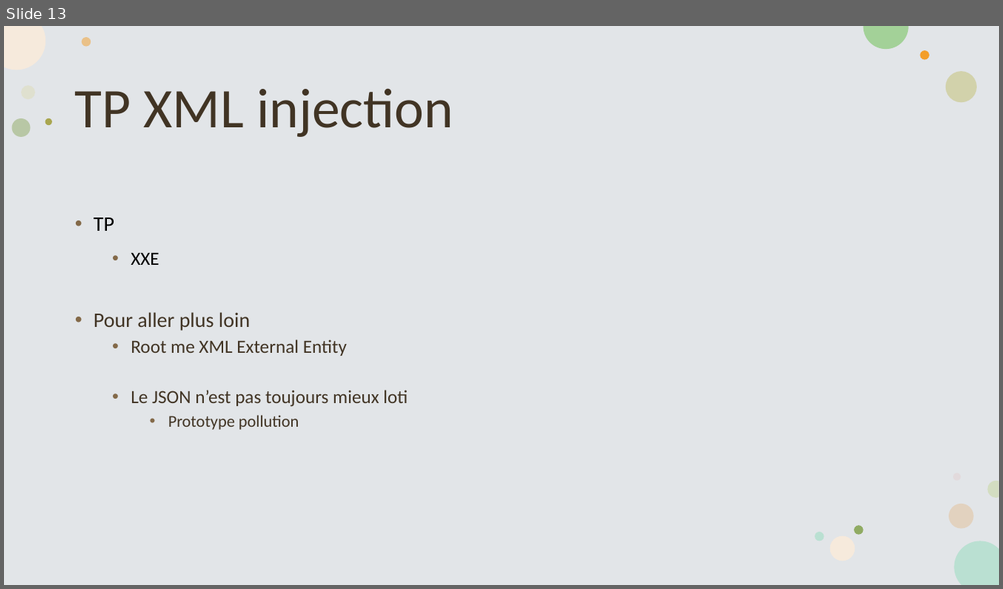
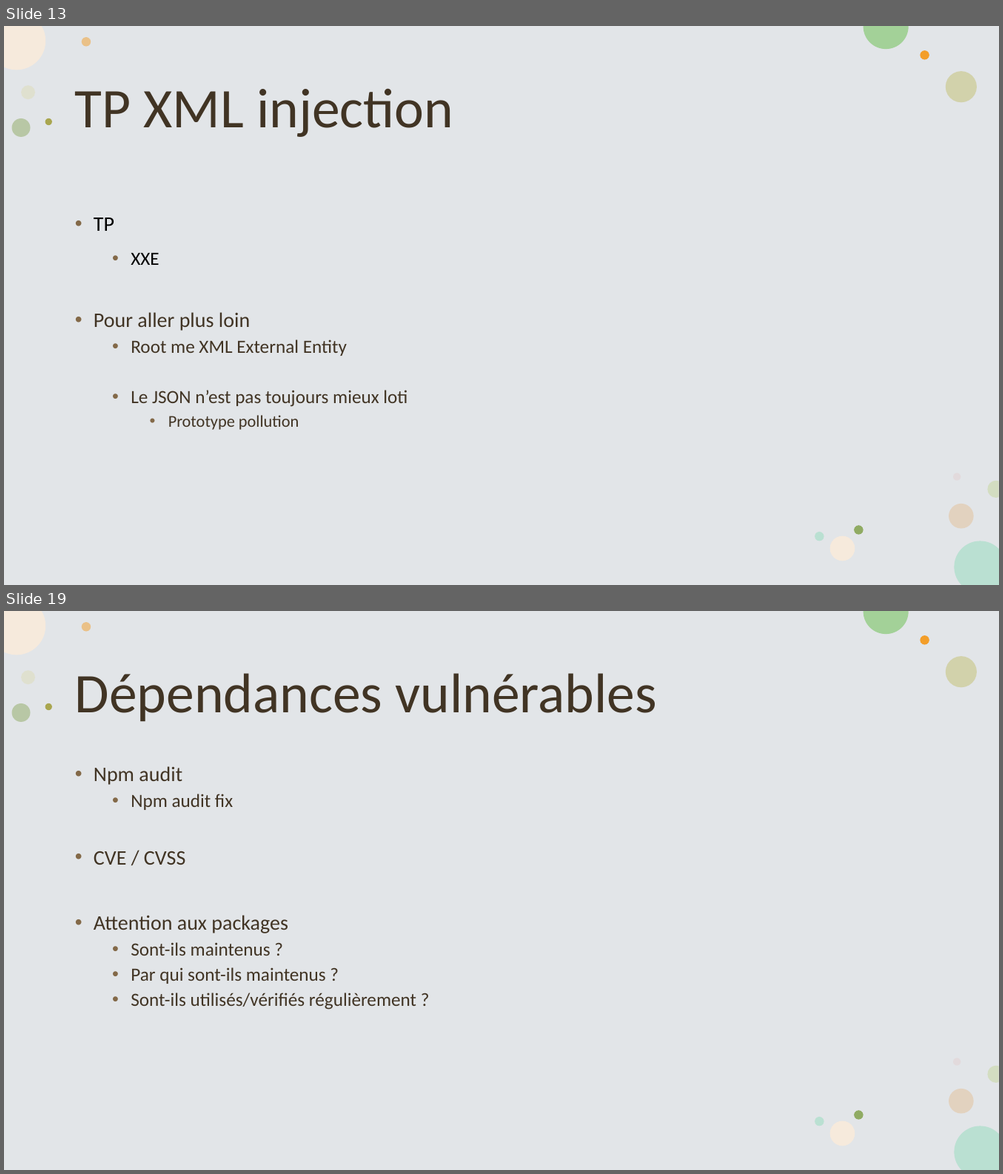
Before and after one commit to vdechef/secdev, a slide deck: Sécurité dans les développements.pptx. Shown one above the other, each under a label of ours: slide 13 before the commit, slides 13 and 19 after it; the slides between them are not shown. The pictures are 1003x589 and 1003x1174 pixels, drawn with LibreOffice and Linux fonts; fonts in the diff are those of the drawing. Boxes give left, top, right and bottom in pixels: in the first picture for what was removed or moved away, otherwise in the second. Text is boxed around its words. In the diff, an @@ line names an element or a change of style, - is before the commit and + after.

```diff
--- a/Sécurité dans les développements.pptx
+++ b/Sécurité dans les développements.pptx
@@ slide 19 added at (4, 611, 999, 1170), background #FFFFFF; not listed: 16 template elements that a slide beside it also shows @@
@@ title added at (75, 673, 657, 721), 54 pt, text #413424 @@
+Dépendances vulnérables
@@ text added at (94, 766, 416, 1010), 18 pt, text #413424 @@
+• Npm audit
+  • Npm audit fix
+• CVE / CVSS
+• Attention aux packages
+  • Sont-ils maintenus ?
+  • Par qui sont-ils maintenus ?
+  • Sont-ils utilisés/vérifiés régulièrement ?
```
Also in this commit, not shown: 1 slide changed, 4 other slides added, 17 other files.
